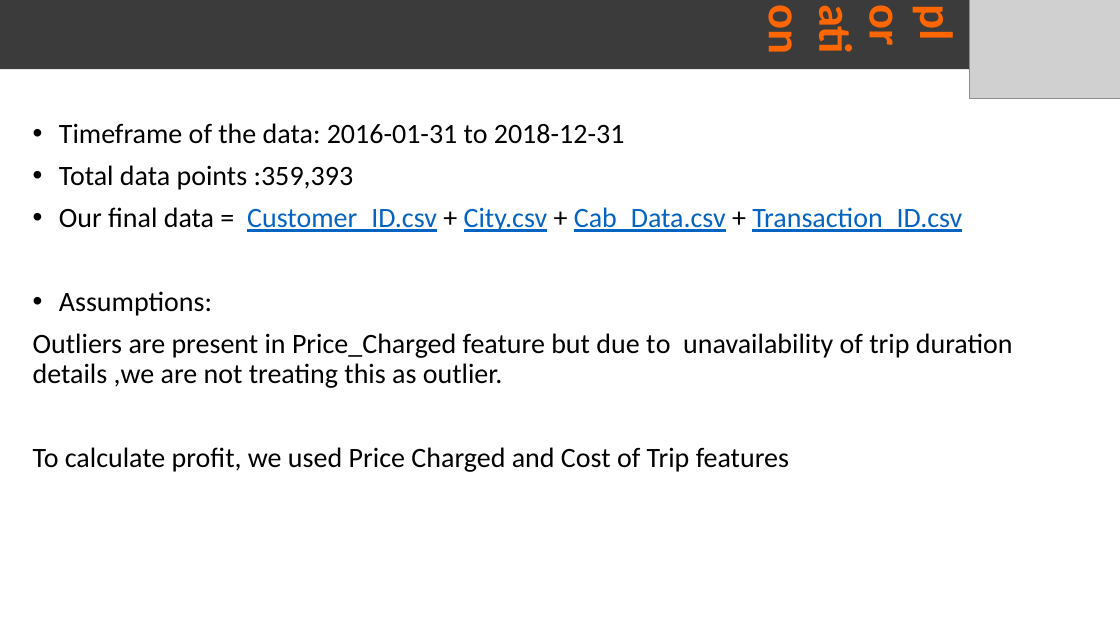
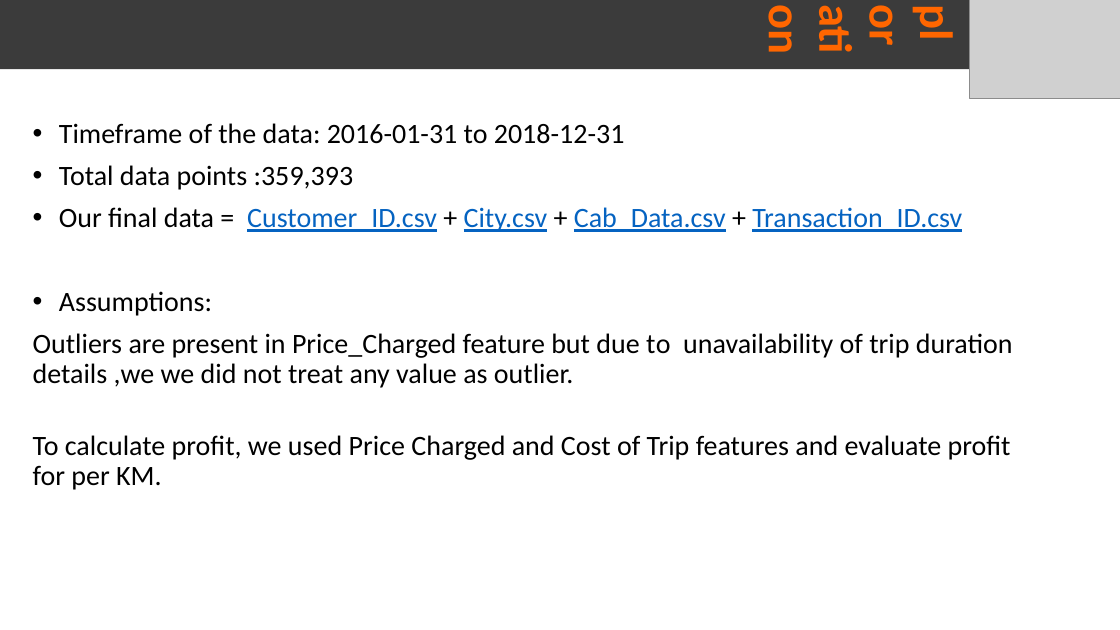
Before and after one commit to busekcoban/DataSets, a slide deck: slide 3 of G2M_CaseStudy.pptx. Drawn at 1120x630 pixels with LibreOffice and Linux fonts; fonts in the diff are those of the drawing; grey boxes stand for pictures. Boxes give left, top, right and bottom in pixels: in the first picture for what was removed or moved away, otherwise in the second. Text is boxed around its words. In the diff, an @@ line names an element or a change of style, - is before the commit and + after.

```diff
--- a/G2M_CaseStudy.pptx
+++ b/G2M_CaseStudy.pptx
@@ subtitle at <box>33,333,1013,490</box>: text changed @@
-Outliers are present in Price_Charged feature but due to unavailability of trip duration details ,we are not treating this as outlier.
-To calculate profit, we used Price Charged and Cost of Trip features
+Outliers are present in Price_Charged feature but due to unavailability of trip duration details ,we we did not treat any value as outlier.
+To calculate profit, we used Price Charged and Cost of Trip features and evaluate profit for per KM.
```
Also in this commit, not shown: 3 other slides changed.
